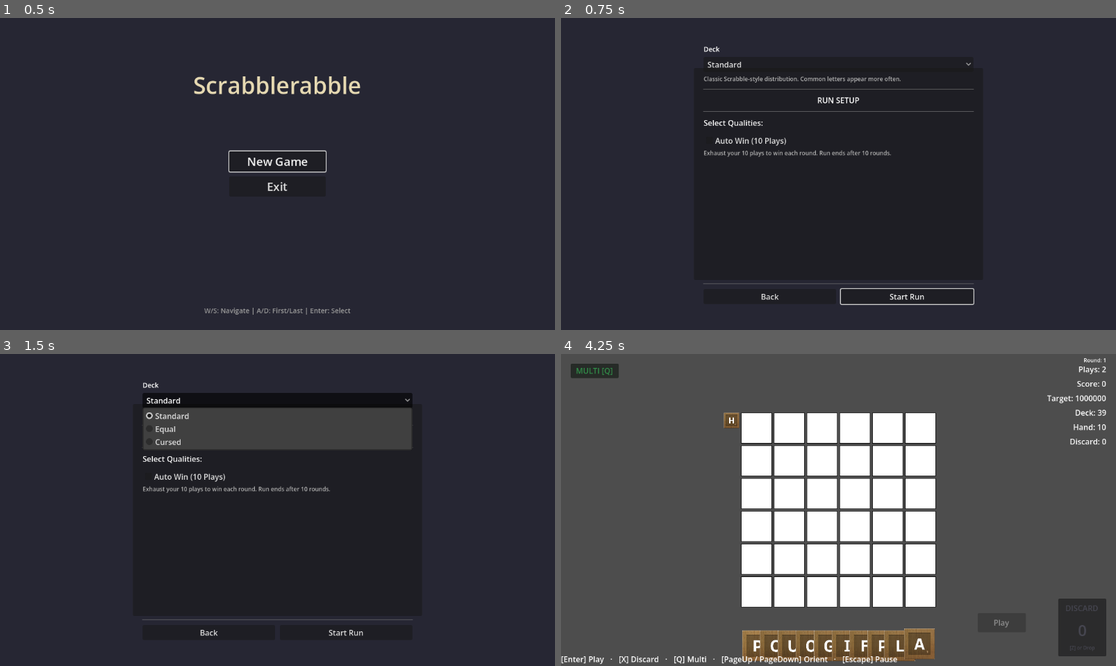
Above: before the commit, frames 1-4 (two rows, left to right).
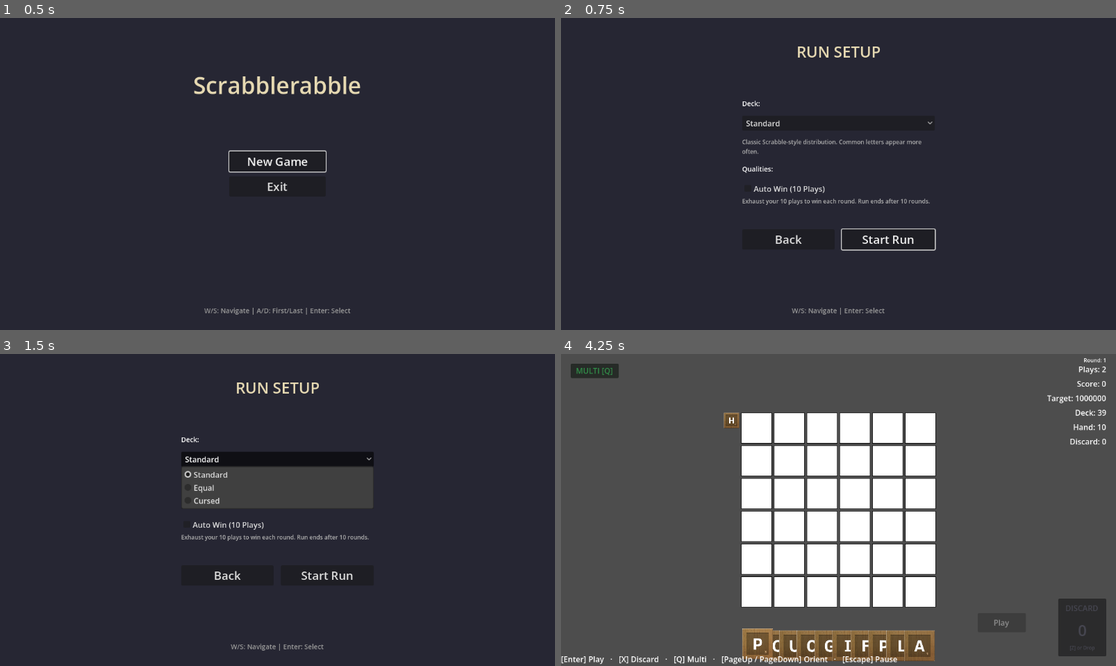
Above: after the commit, the same moments.

Repository: rcmilan/godot-scrabblerabble
Game: Godot game, scene res://scenes/title_screen/title_screen.tscn
Same seed, same stepped clock (60 frames per second), same inputs: the game is played once before the commit and once after it.
Inputs:
- Up to frame 1 (0.5 s): no input
- Up to frame 2 (0.75 s): click "New Game" at 0.5 s
- Up to frame 3 (1.5 s): click "Standard" at 1.25 s
- Up to frame 4 (4.25 s): click "Back" at 2 s; click "New Game" at 2.75 s; click "Start Run" at 3.5 s

Frame 1 is identical in both runs. In frame 2, 3.2% of the frame differs, in the area x 25-75%, y 9-96%; in frame 3, 14%; in frame 4, 0.8%.

Commit message:
refactor: simplify Run Setup view - remove modal panel, match menu button layout
Replace centered dialog Panel with flat, full-screen button-based layout that
matches MenuView. Run Setup now has same visual hierarchy as title menu:
- Simple title label
- Deck selector + description
- Qualities list (currently Auto Win only)
- Back/Start Run buttons (button-style, not dialog actions)

Scene structure is now:
RunSetupView (full-screen Control)
├── TitleLabel
├── ContentContainer (VBoxContainer)
│   ├── DeckLabel
│   ├── DeckOption
│   ├── DeckDescription
│   ├── QualitiesLabel
│   ├── QualityList
│   ├── Spacer
│   └── ButtonContainer (Back + Start Run buttons)
└── ControlHint

Updates GDScript to reference new node paths and simplify deck/quality
population for the cleaner layout.

Co-Authored-By: Claude Haiku 4.5 <noreply@anthropic.com>

Diff:
--- a/scenes/title_screen/run_setup_popup.gd
+++ b/scenes/title_screen/run_setup_popup.gd
@@ -2,7 +2,7 @@
 class_name RunSetupView
 
 ## RunSetupView: Full-screen view for selecting run settings before starting.
-## Shown by swapping visibility with the MenuView; never overlays it.
+## Shown by swapping visibility with MenuView; simple button-based layout.
 ## Dynamically populates quality checkboxes from QualityRegistry.
 
 # =============================================================================
@@ -22,18 +22,17 @@
 # NODE REFERENCES
 # =============================================================================
 
-@onready var _quality_list: VBoxContainer = $Panel/MarginContainer/VBoxContainer/ScrollContainer/QualityList
-@onready var _start_button: Button = $Panel/MarginContainer/VBoxContainer/ButtonContainer/StartButton
-@onready var _back_button: Button = $Panel/MarginContainer/VBoxContainer/ButtonContainer/BackButton
-@onready var _content_vbox: VBoxContainer = $Panel/MarginContainer/VBoxContainer
+@onready var _deck_option: OptionButton = $ContentContainer/DeckOption
+@onready var _deck_desc_label: Label = $ContentContainer/DeckDescription
+@onready var _quality_list: VBoxContainer = $ContentContainer/QualityList
+@onready var _start_button: Button = $ContentContainer/ButtonContainer/StartButton
+@onready var _back_button: Button = $ContentContainer/ButtonContainer/BackButton
 
 # =============================================================================
 # STATE
 # =============================================================================
 
 var _quality_checkboxes: Dictionary = {}  # StringName -> CheckBox
-var _deck_option: OptionButton = null
-var _deck_desc_label: Label = null
 var _deck_ids: Array[StringName] = []
 
 # =============================================================================
@@ -52,7 +51,7 @@
 	if not visible:
 		return
 
-	# Forward WASD (navigate_*) as ui_* so Godot's focus traversal picks them up.
+	# Forward WASD/arrow keys as ui_* for focus traversal
 	var nav_map: Dictionary = {
 		KeyAction.NAVIGATE_UP:    &"ui_up",
 		KeyAction.NAVIGATE_DOWN:  &"ui_down",
@@ -107,42 +106,18 @@
 # =============================================================================
 
 func _populate_deck_selector() -> void:
-	var deck_label := Label.new()
-	deck_label.text = "Deck"
-	deck_label.add_theme_font_size_override("font_size", 14)
-
-	_deck_option = OptionButton.new()
-	_deck_option.size_flags_horizontal = Control.SIZE_EXPAND_FILL
 	_deck_ids = DeckRegistry.get_all_deck_ids()
 	for id in _deck_ids:
 		var deck := DeckRegistry.create_default(id)
 		_deck_option.add_item(deck.get_display_name())
 	_deck_option.item_selected.connect(_on_deck_selected)
 
-	_deck_desc_label = Label.new()
-	_deck_desc_label.autowrap_mode = TextServer.AUTOWRAP_WORD_SMART
-	_deck_desc_label.add_theme_font_size_override("font_size", 12)
-	_deck_desc_label.add_theme_color_override("font_color", Color(0.7, 0.7, 0.7))
-
-	var section := VBoxContainer.new()
-	section.add_theme_constant_override("separation", 6)
-	section.add_child(deck_label)
-	section.add_child(_deck_option)
-	section.add_child(_deck_desc_label)
-
-	var sep := HSeparator.new()
-
-	_content_vbox.add_child(section)
-	_content_vbox.add_child(sep)
-	_content_vbox.move_child(section, 0)
-	_content_vbox.move_child(sep, 1)
-
 	var default_index := _deck_ids.find(&"standard")
 	_on_deck_selected(maxi(default_index, 0))
 
 
 func _on_deck_selected(index: int) -> void:
-	if _deck_desc_label == null or index < 0 or index >= _deck_ids.size():
+	if index < 0 or index >= _deck_ids.size():
 		return
 	var deck := DeckRegistry.create_default(_deck_ids[index])
 	if deck:
--- a/scenes/title_screen/run_setup_popup.tscn
+++ b/scenes/title_screen/run_setup_popup.tscn
@@ -12,73 +12,97 @@
 grow_vertical = 2
 script = ExtResource("1_setup")
 
-[node name="Panel" type="Panel" parent="."]
+[node name="TitleLabel" type="Label" parent="."]
+layout_mode = 1
+anchors_preset = 5
+anchor_left = 0.5
+anchor_right = 0.5
+offset_left = -200.0
+offset_top = 40.0
+offset_right = 200.0
+offset_bottom = 100.0
+grow_horizontal = 2
+theme_override_colors/font_color = Color(0.9, 0.85, 0.7, 1)
+theme_override_font_sizes/font_size = 32
+text = "RUN SETUP"
+horizontal_alignment = 1
+vertical_alignment = 1
+
+[node name="ContentContainer" type="VBoxContainer" parent="."]
 layout_mode = 1
 anchors_preset = 8
 anchor_left = 0.5
 anchor_top = 0.5
 anchor_right = 0.5
 anchor_bottom = 0.5
-offset_left = -300.0
-offset_top = -220.0
-offset_right = 300.0
-offset_bottom = 220.0
+offset_left = -200.0
+offset_top = -100.0
+offset_right = 200.0
+offset_bottom = 100.0
 grow_horizontal = 2
 grow_vertical = 2
+theme_override_constants/separation = 15
 
-[node name="MarginContainer" type="MarginContainer" parent="Panel"]
-layout_mode = 1
-anchors_preset = 15
-anchor_right = 1.0
-anchor_bottom = 1.0
-grow_horizontal = 2
-grow_vertical = 2
-theme_override_constants/margin_left = 20
-theme_override_constants/margin_top = 20
-theme_override_constants/margin_right = 20
-theme_override_constants/margin_bottom = 20
+[node name="DeckLabel" type="Label" parent="ContentContainer"]
+layout_mode = 2
+text = "Deck:"
+theme_override_font_sizes/font_size = 14
 
-[node name="VBoxContainer" type="VBoxContainer" parent="Panel/MarginContainer"]
+[node name="DeckOption" type="OptionButton" parent="ContentContainer"]
+layout_mode = 2
+custom_minimum_size = Vector2(400, 0)
+
+[node name="DeckDescription" type="Label" parent="ContentContainer"]
+layout_mode = 2
+custom_minimum_size = Vector2(400, 40)
+theme_override_font_sizes/font_size = 12
+theme_override_colors/font_color = Color(0.7, 0.7, 0.7, 1)
+text = ""
+autowrap_mode = 3
+
+[node name="QualitiesLabel" type="Label" parent="ContentContainer"]
+layout_mode = 2
+text = "Qualities:"
+theme_override_font_sizes/font_size = 14
+
+[node name="QualityList" type="VBoxContainer" parent="ContentContainer"]
 layout_mode = 2
 theme_override_constants/separation = 10
 
-[node name="TitleLabel" type="Label" parent="Panel/MarginContainer/VBoxContainer"]
+[node name="Spacer" type="Control" parent="ContentContainer"]
 layout_mode = 2
-text = "RUN SETUP"
-horizontal_alignment = 1
-vertical_alignment = 1
+custom_minimum_size = Vector2(0, 20)
 
-[node name="HSeparator" type="HSeparator" parent="Panel/MarginContainer/VBoxContainer"]
+[node name="ButtonContainer" type="HBoxContainer" parent="ContentContainer"]
 layout_mode = 2
+theme_override_constants/separation = 15
 
-[node name="QualitiesLabel" type="Label" parent="Panel/MarginContainer/VBoxContainer"]
-layout_mode = 2
-text = "Select Qualities:"
-
-[node name="ScrollContainer" type="ScrollContainer" parent="Panel/MarginContainer/VBoxContainer"]
-layout_mode = 2
-custom_minimum_size = Vector2(0, 300)
-size_flags_vertical = 3
-
-[node name="QualityList" type="VBoxContainer" parent="Panel/MarginContainer/VBoxContainer/ScrollContainer"]
+[node name="BackButton" type="Button" parent="ContentContainer/ButtonContainer"]
 layout_mode = 2
 size_flags_horizontal = 3
-size_flags_vertical = 3
-theme_override_constants/separation = 12
+theme_override_font_sizes/font_size = 24
+text = "Back"
 
-[node name="HSeparator2" type="HSeparator" parent="Panel/MarginContainer/VBoxContainer"]
-layout_mode = 2
-
-[node name="ButtonContainer" type="HBoxContainer" parent="Panel/MarginContainer/VBoxContainer"]
-layout_mode = 2
-theme_override_constants/separation = 10
-
-[node name="BackButton" type="Button" parent="Panel/MarginContainer/VBoxContainer/ButtonContainer"]
+[node name="StartButton" type="Button" parent="ContentContainer/ButtonContainer"]
 layout_mode = 2
 size_flags_horizontal = 3
-text = "Back"
+theme_override_font_sizes/font_size = 24
+text = "Start Run"
 
-[node name="StartButton" type="Button" parent="Panel/MarginContainer/VBoxContainer/ButtonContainer"]
-layout_mode = 2
-size_flags_horizontal = 3
-text = "Start Run"
+[node name="ControlHint" type="Label" parent="."]
+layout_mode = 1
+anchors_preset = 7
+anchor_left = 0.5
+anchor_top = 1.0
+anchor_right = 0.5
+anchor_bottom = 1.0
+offset_left = -250.0
+offset_top = -50.0
+offset_right = 250.0
+offset_bottom = -20.0
+grow_horizontal = 2
+grow_vertical = 0
+theme_override_colors/font_color = Color(0.6, 0.6, 0.6, 1)
+theme_override_font_sizes/font_size = 14
+text = "W/S: Navigate | Enter: Select"
+horizontal_alignment = 1
